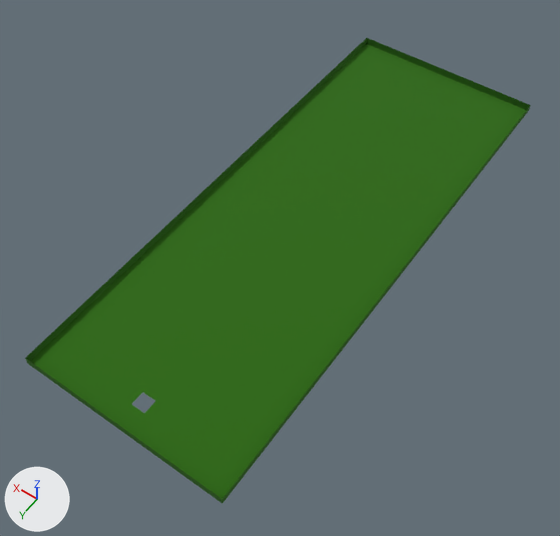
Renders of the glTF model assets/blend_files/basic_level_1.glb from each side of a commit.
The view is the same before and after, from a camera (50 mm lens) standing at (-66.1, 105.2, 140.2) and looking at (1.0, 11.3, -7.4). Lighting does not change. The marker at lower left points along +X, +Y and +Z. Where no turn or scale is listed for an object, it has been applied to the vertices.
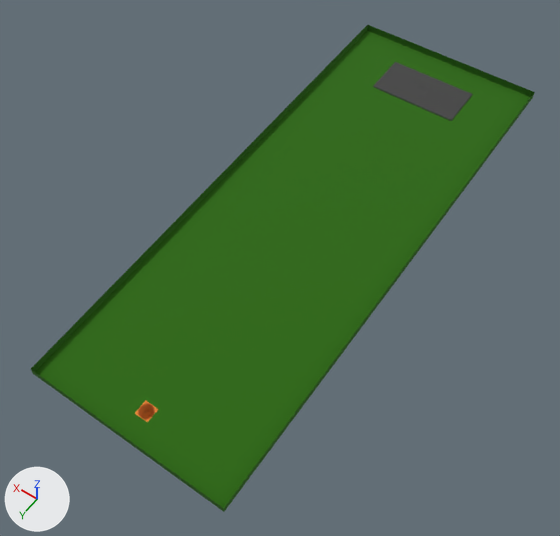
Boxes [x1, y1, x2, y2] around the edits, measured in the pictures (560 x 536 px):
'Plane', moved, turned
    before: [25, 38, 531, 503]
    after: [31, 25, 535, 512]
'start', added
    after: [373, 62, 473, 121]
'cup holder', added
    after: [135, 401, 158, 422]

Patch to the scene script:
```diff
--- a/assets/blend_files/basic_level_1.glb.py
+++ b/assets/blend_files/basic_level_1.glb.py
@@ mat_material_002 @@
+mat_material_002 = principled_material('Material.002')
+mat_material_002.base_color = (0.0464, 0.0464, 0.0464)  # black #3d3d3d
+mat_material_002.roughness = 0.664
@@ mat_cup_material @@
+mat_cup_material = principled_material('cup_material')
+mat_cup_material.base_color = (0.8, 0.26, 0.0429)  # orange #e78b3a
+mat_cup_material.metallic = 0.173
+mat_cup_material.roughness = 1.0
@@ me_start @@
+me_start.from_pydata(...)  # 69 vertices, 134 faces; spans x -12.0..12.0, y -6.0..6.0, z -0.7..0.7
+me_start.materials.append(mat_material_002)  # black #3d3d3d
@@ me_cup @@
+me_cup.from_pydata(...)  # 296 vertices, 588 faces; spans x -1.76..1.76, y -1.9..1.9, z -2.14..2.23
+me_cup.materials.append(mat_cup_material)  # orange #e78b3a
@@ ob_plane @@
 ob_plane = bpy.data.objects.new('Plane', me_green)
-ob_plane.location = (0.0, 0.0, 0.0)
+ob_plane.location = (0.0, 0.1, 0.1)
+ob_plane.rotation_euler = (-0.0673, 0.0, 0.0)  # degrees (-3.9, 0, 0)
 ob_plane.scale = (25.8, 67.2, 1.0)
@@ ob_start @@
+ob_start = bpy.data.objects.new('start', me_start)
+ob_start.location = (0.0, -53.6, 3.8)
@@ ob_cup_holder @@
+ob_cup_holder = bpy.data.objects.new('cup holder', me_cup)
+ob_cup_holder.location = (0.0, 59.8, -6.0)
```
